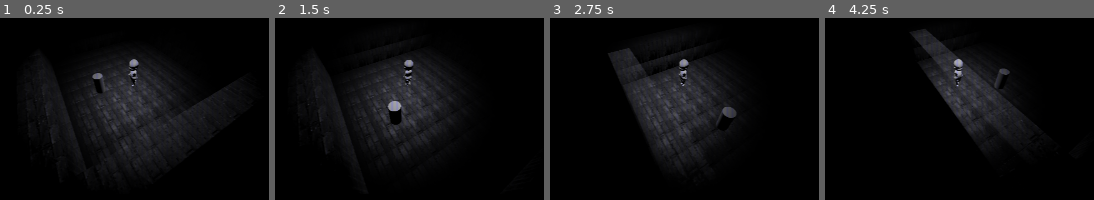
Above: before the commit, frames 1-4 (left to right).
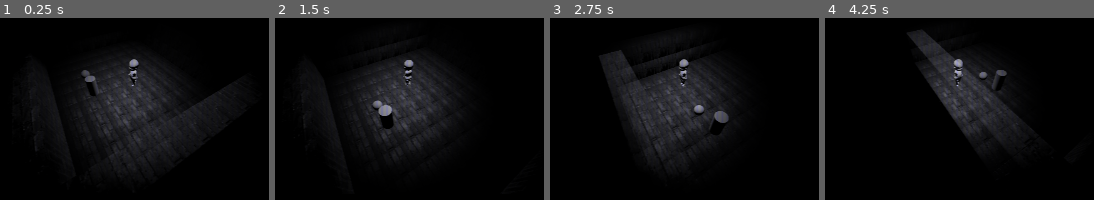
Above: after the commit, the same moments.

Repository: GenryMacros/Couple_Connection
Game: Godot game, scene res://main.tscn
Same seed, same stepped clock (60 frames per second), same inputs: the game is played once before the commit and once after it.
Inputs:
- Up to frame 1 (0.25 s): no input
- Up to frame 2 (1.5 s): tap Enter (ui_accept) at 0.5, 0.77 s; hold E (item_pickup, bound only after the commit) 0.53-1.28 s; hold W (forward) from 0.53 s (still down); tap E (item_pickup, bound only after the commit) at 1.35 s
- Up to frame 3 (2.75 s): tap Enter (ui_accept) at 1.52 s; release W (forward) at 2.03 s; hold A (left) from 2.03 s (still down); hold E (item_pickup, bound only after the commit) from 2.03 s (still down)
- Up to frame 4 (4.25 s): release E (item_pickup, bound only after the commit) at 2.78 s; tap E (item_pickup, bound only after the commit) at 2.85 s; tap Enter (ui_accept) at 3.02, 3.77 s; release A (left) at 3.53 s; hold S (backward) from 3.53 s (still down); hold E (item_pickup, bound only after the commit) from 3.53 s (still down)

The runs differ from the first frame. In frame 1, 1.5% of the frame differs, in the area x 11-72%, y 28-76%; in frame 2, 1.7%; in frame 3, 3.7%, in the area x 18-70%, y 16-79%; in frame 4, 1.9%.

Commit message:
Added item pick-up, needs fix with pick-up positioning

Diff:
--- a/Characters/Player.tscn
+++ b/Characters/Player.tscn
@@ -46,4 +46,7 @@
 [node name="camera_point" type="Node3D" parent="."]
 transform = Transform3D(-0.515038, 0.656628, -0.550976, 0, 0.642788, 0.766044, 0.857167, 0.394542, -0.33106, -8.97317, 9.93776, -5.87174)
 
+[node name="item_placeholder" type="Node3D" parent="."]
+transform = Transform3D(1, 0, 0, 0, 1, 0, 0, 0, 1, 0, 1.40615, -0.743857)
+
 [editable path="PlayerInteractionAreaPosition"]
--- a/Scripts/NotesAndInteractions/InteractionArea.gd
+++ b/Scripts/NotesAndInteractions/InteractionArea.gd
@@ -2,6 +2,7 @@
 
 @export var interaction_key = "";
 @export var dialog_key = "";
+@export var isPickUp = false;
 var isAreaActive = false;
 
 func _input(event):
@@ -10,6 +11,8 @@
 			NotesAndInteractionService.display_interaction.emit(interaction_key);
 		if dialog_key != "":
 			NotesAndInteractionService.display_dialog.emit(dialog_key);
+	elif isAreaActive and event.is_action_pressed("item_pickup") and isPickUp:
+		NotesAndInteractionService.pickup_item.emit(get_parent());
 
 func _on_area_entered(area):
 	isAreaActive = true;
--- a/Scripts/NotesAndInteractions/NotesAndInteractionService.gd
+++ b/Scripts/NotesAndInteractions/NotesAndInteractionService.gd
@@ -3,3 +3,4 @@
 signal display_interaction(interaction_key : String);
 signal add_note(note_key : String);
 signal display_dialog(dialog_key: String);
+signal pickup_item(item_node: Node);
--- a/Scripts/Player/player_sc.gd
+++ b/Scripts/Player/player_sc.gd
@@ -1,6 +1,6 @@
 extends CharacterBody3D
 
-
+var item_placeholder: Node = null
 var SPEED = ProjectSettings.get_setting("Player/speed")
 var gravity = ProjectSettings.get_setting("World/gravity")
 @onready var camera_point = $camera_point
@@ -10,7 +10,7 @@
 
 func _ready():
 	GameManager.set_player(self)
-
+	NotesAndInteractionService.pickup_item.connect(_on_item_pick_up)
 
 func _physics_process(delta):
 
@@ -33,3 +33,12 @@
 	else:
 		couple_character.stop()
 	move_and_slide()
+
+func _on_item_pick_up(item_node: Node):
+	item_placeholder = get_node("item_placeholder")
+	item_placeholder.add_child(item_node)
+	item_node.position = item_placeholder.position
+	item_node.gravity_scale = 0
+	print("Works")
+	print(item_placeholder.position)
+	print(item_node.name)
--- a/main.tscn
+++ b/main.tscn
@@ -35,6 +35,10 @@
 [sub_resource type="BoxShape3D" id="BoxShape3D_tlqqc"]
 size = Vector3(1.82178, 1, 1.77856)
 
+[sub_resource type="SphereShape3D" id="SphereShape3D_vpm5v"]
+
+[sub_resource type="SphereShape3D" id="SphereShape3D_6blgr"]
+
 [node name="Main" type="Node3D"]
 
 [node name="Dialog_Player" parent="." instance=ExtResource("1_swquk")]
@@ -50,7 +54,7 @@
 environment = SubResource("Environment_nrash")
 
 [node name="Player" parent="." instance=ExtResource("1_eb004")]
-transform = Transform3D(1, 0, 0, 0, 1, 0, 0, 0, 1, -1.01384, 2.60631, 3.60871)
+transform = Transform3D(1, 0, 0, 0, 1, 0, 0, 0, 1, -1.01384, 2.60631, 4.38577)
 script = ExtResource("2_h58oa")
 
 [node name="OmniLight3D" type="OmniLight3D" parent="."]
@@ -195,5 +199,22 @@
 transform = Transform3D(1, 0, 0, 0, 1, 0, 0, 0, 1, -0.00616473, 0.212646, 0.0989986)
 shape = SubResource("BoxShape3D_tlqqc")
 
+[node name="RigidBody3D" type="RigidBody3D" parent="."]
+transform = Transform3D(1, 0, 0, 0, 1, 0, 0, 0, 1, 2.26524, 3.71585, 0)
+
+[node name="InteractionArea" parent="RigidBody3D" instance=ExtResource("6_sjel4")]
+isPickUp = true
+
+[node name="CollisionShape3D" parent="RigidBody3D/InteractionArea" index="0"]
+shape = SubResource("SphereShape3D_vpm5v")
+
+[node name="CollisionShape3D" type="CollisionShape3D" parent="RigidBody3D"]
+shape = SubResource("SphereShape3D_6blgr")
+
+[node name="CSGSphere3D" type="CSGSphere3D" parent="RigidBody3D"]
+
 [editable path="InteractionController"]
+[editable path="Player"]
+[editable path="Player/PlayerInteractionAreaPosition"]
 [editable path="StaticBody3D/InteractionArea"]
+[editable path="RigidBody3D/InteractionArea"]
--- a/project.godot
+++ b/project.godot
@@ -57,6 +57,16 @@
 "events": [Object(InputEventKey,"resource_local_to_scene":false,"resource_name":"","device":-1,"window_id":0,"alt_pressed":false,"shift_pressed":false,"ctrl_pressed":false,"meta_pressed":false,"pressed":false,"keycode":0,"physical_keycode":68,"key_label":0,"unicode":100,"echo":false,"script":null)
 ]
 }
+camera_switch={
+"deadzone": 0.5,
+"events": [Object(InputEventKey,"resource_local_to_scene":false,"resource_name":"","device":-1,"window_id":0,"alt_pressed":false,"shift_pressed":false,"ctrl_pressed":false,"meta_pressed":false,"pressed":false,"keycode":0,"physical_keycode":82,"key_label":0,"unicode":114,"echo":false,"script":null)
+]
+}
+item_pickup={
+"deadzone": 0.5,
+"events": [Object(InputEventKey,"resource_local_to_scene":false,"resource_name":"","device":-1,"window_id":0,"alt_pressed":false,"shift_pressed":false,"ctrl_pressed":false,"meta_pressed":false,"pressed":false,"keycode":0,"physical_keycode":69,"key_label":0,"unicode":101,"echo":false,"script":null)
+]
+}
 
 [internationalization]
 
Not shown: 1 places in Characters/Player.tscn that only renumber resources
Not shown: 4 places in Environment/mesh_library.tres that only renumber resources
Binary file changed: NotesAndInteractions/Dialogues/resource/Texts/TheDarkSelfCharacters.en.translation
Binary file changed: NotesAndInteractions/Dialogues/resource/Texts/TheDarkSelfCharacters.ua.translation
Binary file changed: NotesAndInteractions/Dialogues/resource/Texts/TheDarkSelfDialogues.en.translation
Binary file changed: NotesAndInteractions/Dialogues/resource/Texts/TheDarkSelfDialogues.ua.translation
Not shown: 1 places in main.tscn that only renumber resources
